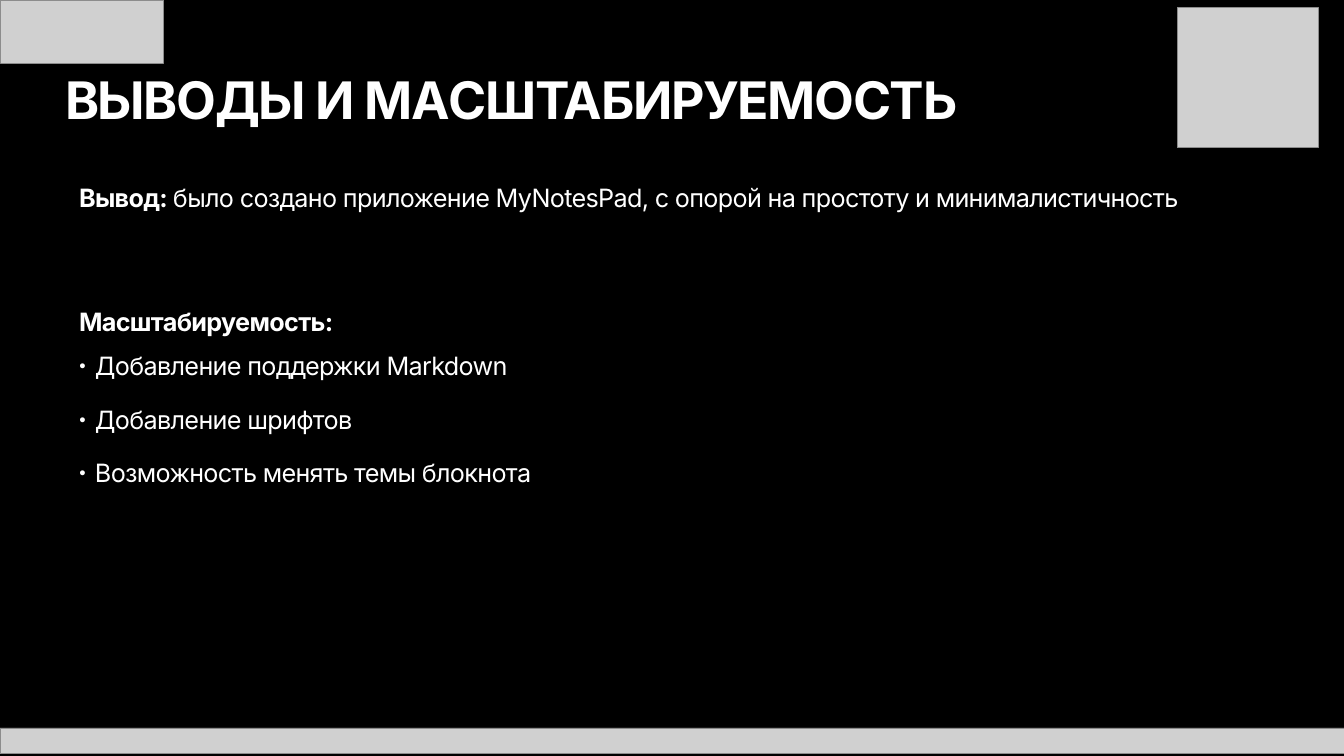
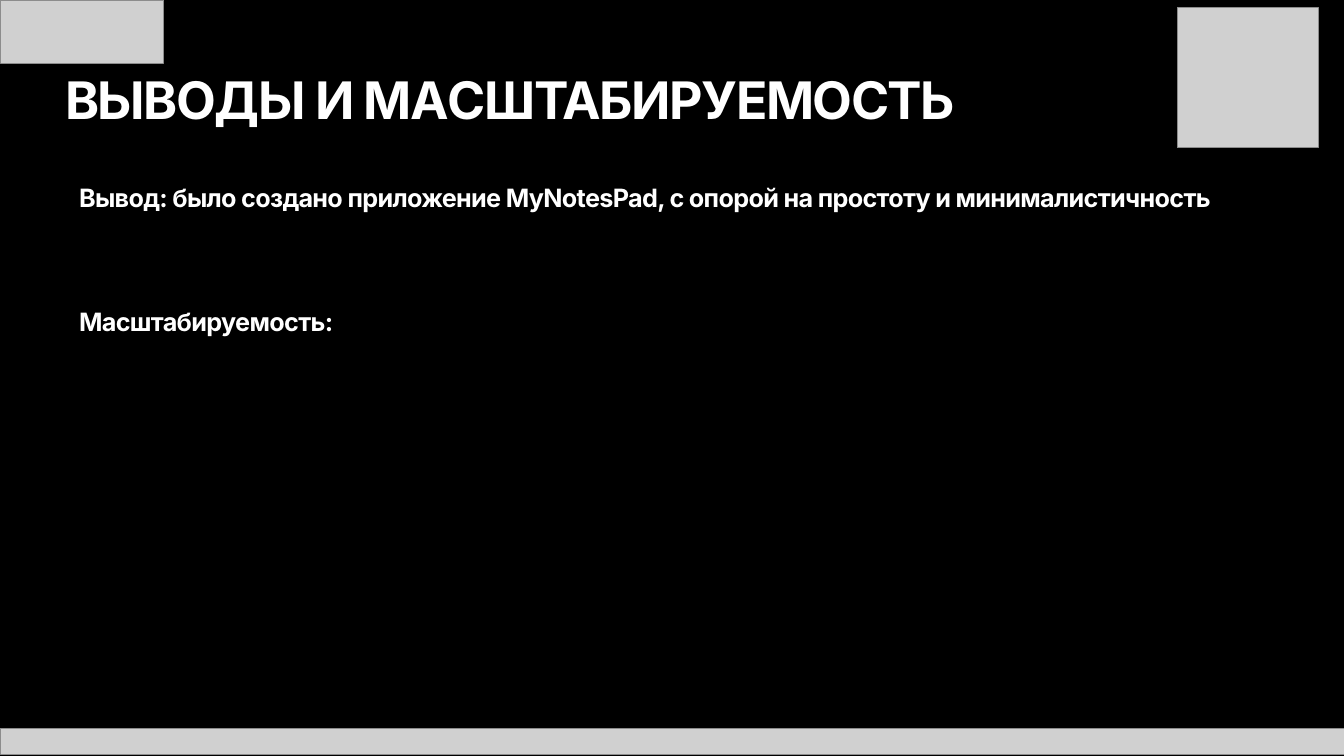
Before and after one commit to Xakepl/MyNotesPad, a slide deck: slide 8 of app/VideoAndPresentation/MyNotesPad.pptx. Drawn at 1344x756 pixels with LibreOffice and Linux fonts; fonts in the diff are those of the drawing; grey boxes stand for pictures. Boxes give left, top, right and bottom in pixels: in the first picture for what was removed or moved away, otherwise in the second. Text is boxed around its words. In the diff, an @@ line names an element or a change of style, - is before the commit and + after.

```diff
--- a/app/VideoAndPresentation/MyNotesPad.pptx
+++ b/app/VideoAndPresentation/MyNotesPad.pptx
@@ text "ВЫВОДЫ И МАCШТАБИРУЕМОСТЬ" at (65,81,955,127): size 55.4 to 55.3 pt @@
@@ text at (79,187,1211,336): text changed; bold on @@
-Вывод: было создано приложение MyNotesPad, с опорой на простоту и минималистичность
-Масштабируемость:
-● Добавление поддержки Markdown
-● Добавление шрифтов
-● Возможность менять темы блокнота
+Вывод: было создано приложение MyNotesPad, с опорой на простоту и минималистичность
+Масштабируемость:
```
Also in this commit, not shown: 5 other slides changed, 18 other files.
